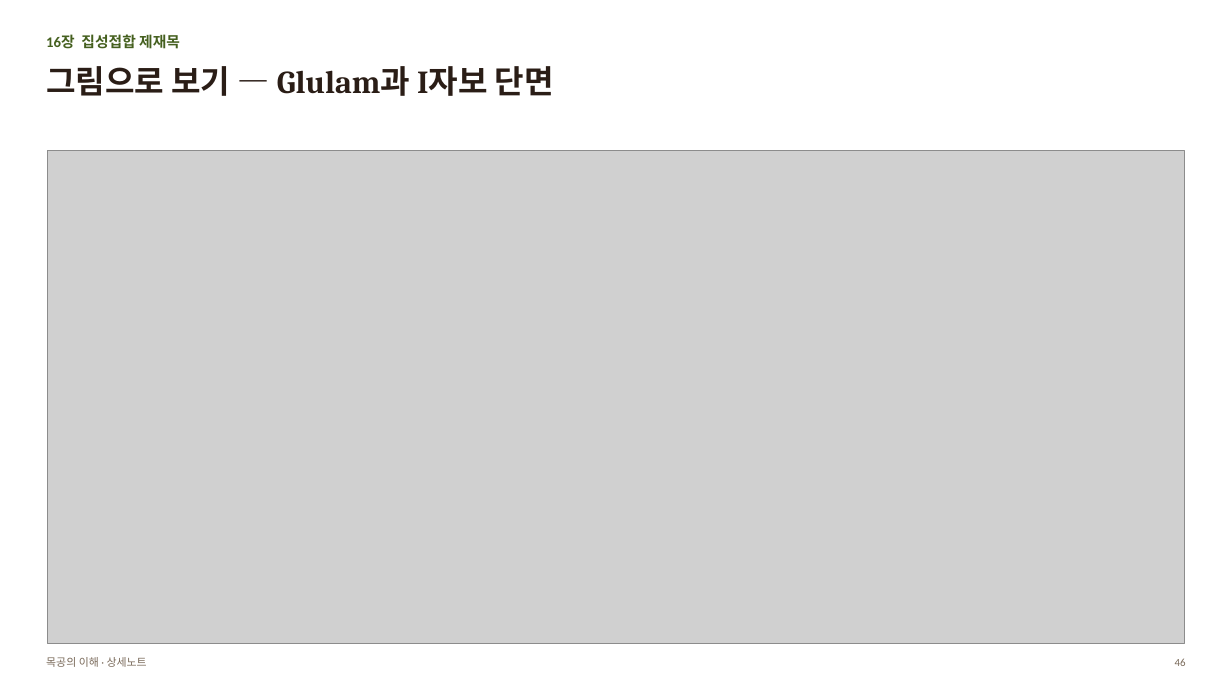
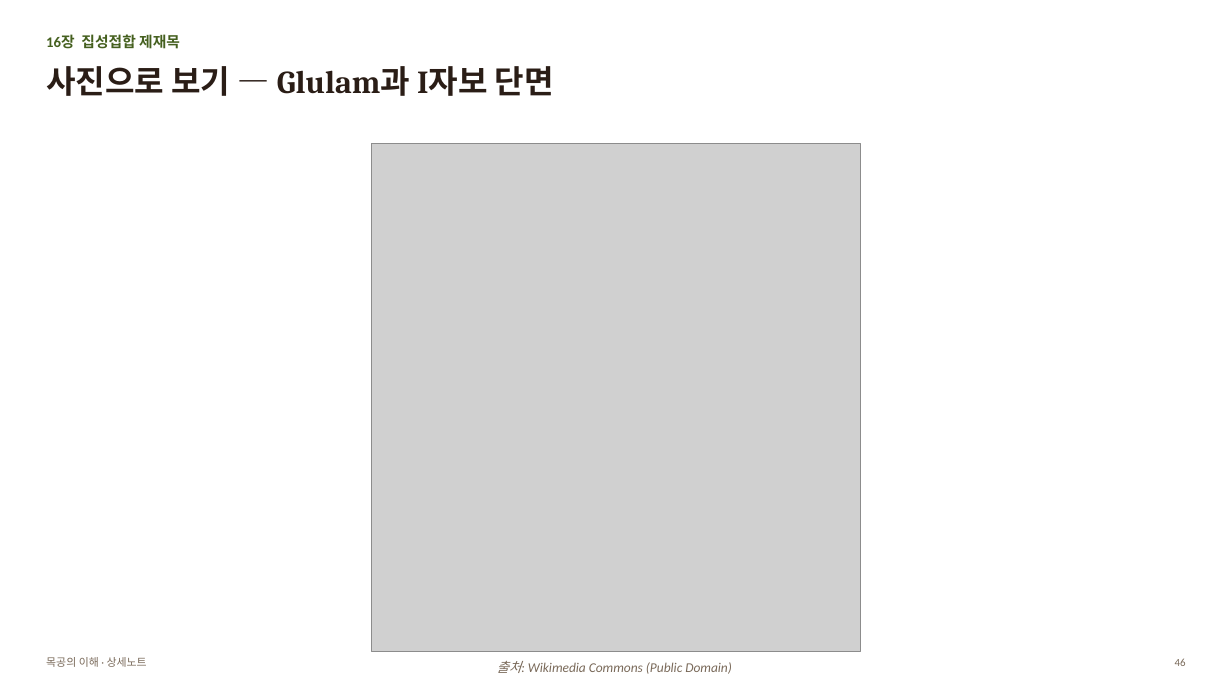
Before and after one commit to nskim4690-tech/my-workspace, a slide deck: slide 46 of 젠트리/목공방/공부방/목공의_이해/목공의_이해_상세노트.pptx. Drawn at 1232x693 pixels with LibreOffice and Linux fonts; fonts in the diff are those of the drawing; grey boxes stand for pictures. Boxes give left, top, right and bottom in pixels: in the first picture for what was removed or moved away, otherwise in the second. Text is boxed around its words. In the diff, an @@ line names an element or a change of style, - is before the commit and + after.

```diff
--- a/젠트리/목공방/공부방/목공의_이해/목공의_이해_상세노트.pptx
+++ b/젠트리/목공방/공부방/목공의_이해/목공의_이해_상세노트.pptx
@@ text at box(46, 66, 554, 96): text changed @@
-그림으로 보기 — Glulam과 I자보 단면
+사진으로 보기 — Glulam과 I자보 단면
@@ picture added at box(372, 143, 860, 652) @@
@@ picture removed at box(48, 151, 1185, 644) @@
@@ text added at box(497, 661, 732, 674), 10.5 pt, text #7A6A5A, italic @@
+출처: Wikimedia Commons (Public Domain)
```
Also in this commit, not shown: 18 other slides changed, 1 other file.
